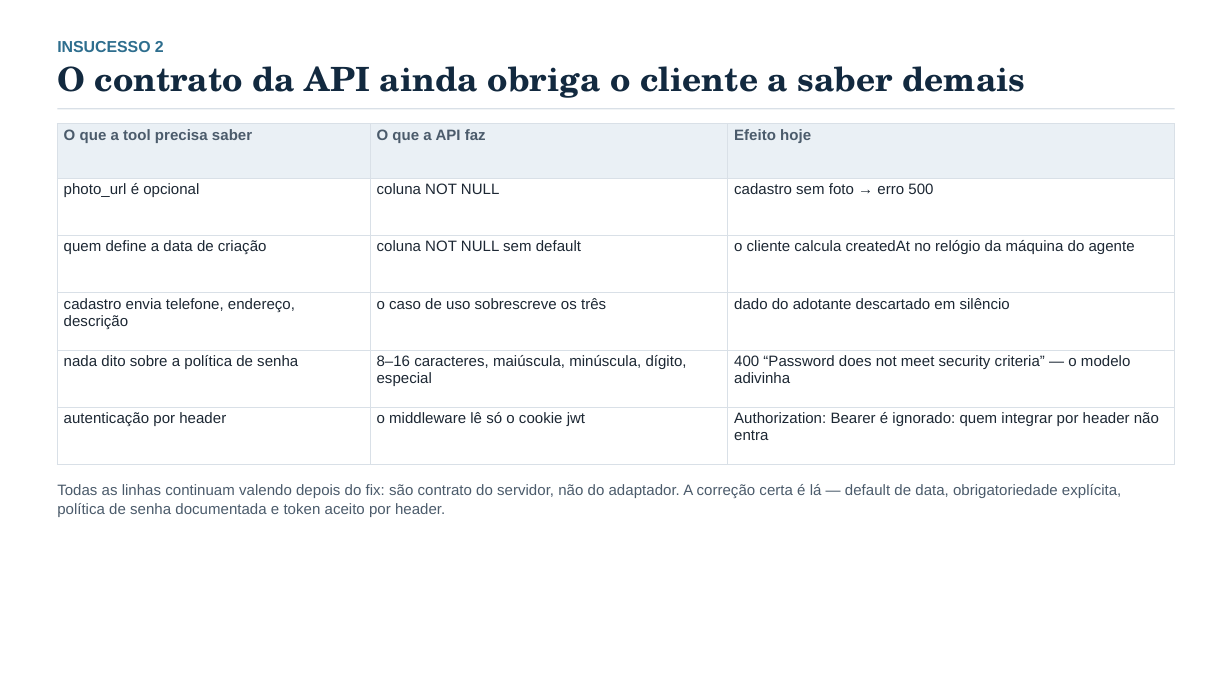
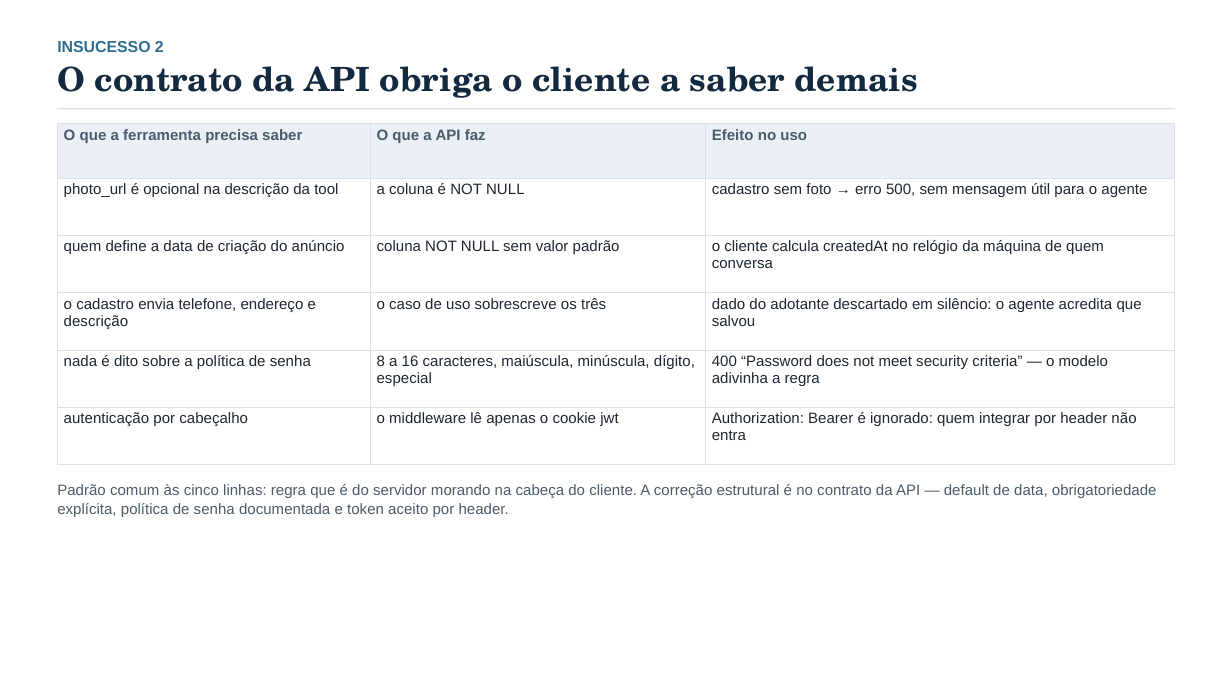
Before and after one commit to edu-correia/project-mcp-pet-adoption, a slide deck: slide 10 of docs/apresentacao-analise-pethouse-mcp.pptx (slide 11 before the commit). Drawn at 1232x693 pixels with LibreOffice and Linux fonts; fonts in the diff are those of the drawing. Boxes give left, top, right and bottom in pixels: in the first picture for what was removed or moved away, otherwise in the second. Text is boxed around its words. In the diff, an @@ line names an element or a change of style, - is before the commit and + after.

```diff
--- a/docs/apresentacao-analise-pethouse-mcp.pptx
+++ b/docs/apresentacao-analise-pethouse-mcp.pptx
@@ text at [57,66,918,98]: text changed @@
-O contrato da API ainda obriga o cliente a saber demais
+O contrato da API obriga o cliente a saber demais
@@ table at [57,124,1176,465] @@
-row 1, column 1: O que a tool precisa saber
+row 1, column 1: O que a ferramenta precisa saber
-row 1, column 3: Efeito hoje
+row 1, column 3: Efeito no uso
-row 2: photo_url é opcional | coluna NOT NULL | cadastro sem foto → erro 500
+row 2: photo_url é opcional na descrição da tool | a coluna é NOT NULL | cadastro sem foto → erro 500, sem mensagem útil para o agente
-row 3: quem define a data de criação | coluna NOT NULL sem default | o cliente calcula createdAt no relógio da máquina do agente
+row 3: quem define a data de criação do anúncio | coluna NOT NULL sem valor padrão | o cliente calcula createdAt no relógio da máquina de quem conversa
-row 4, column 1: cadastro envia telefone, endereço, descrição
+row 4, column 1: o cadastro envia telefone, endereço e descrição
-row 4, column 3: dado do adotante descartado em silêncio
+row 4, column 3: dado do adotante descartado em silêncio: o agente acredita que salvou
-row 5: nada dito sobre a política de senha | 8–16 caracteres, maiúscula, minúscula, dígito, especial | 400 “Password does not meet security criteria” — o modelo adivinha
+row 5: nada é dito sobre a política de senha | 8 a 16 caracteres, maiúscula, minúscula, dígito, especial | 400 “Password does not meet security criteria” — o modelo adivinha a regra
-row 6, column 1: autenticação por header
+row 6, column 1: autenticação por cabeçalho
-row 6, column 2: o middleware lê só o cookie jwt
+row 6, column 2: o middleware lê apenas o cookie jwt
@@ text at [57,484,1157,517]: text changed @@
-Todas as linhas continuam valendo depois do fix: são contrato do servidor, não do adaptador. A correção certa é lá — default de data, obrigatoriedade explícita, política de senha documentada e token aceito por header.
+Padrão comum às cinco linhas: regra que é do servidor morando na cabeça do cliente. A correção estrutural é no contrato da API — default de data, obrigatoriedade explícita, política de senha documentada e token aceito por header.
```
Also in this commit, not shown: 14 other slides changed, 1 slide removed, 4 other files.
